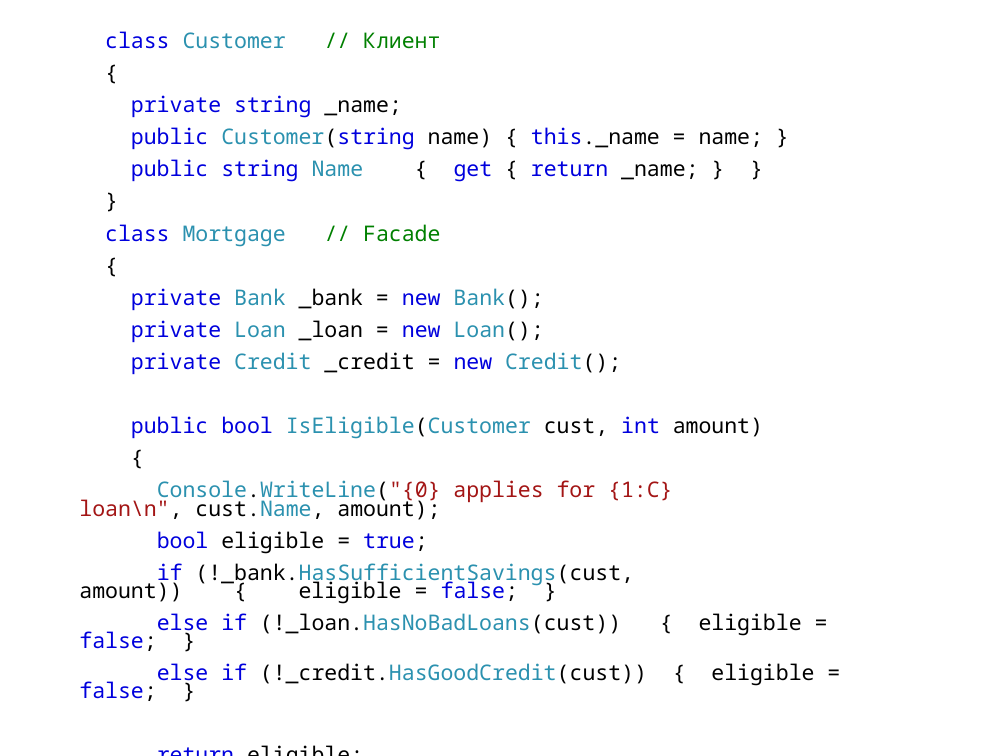
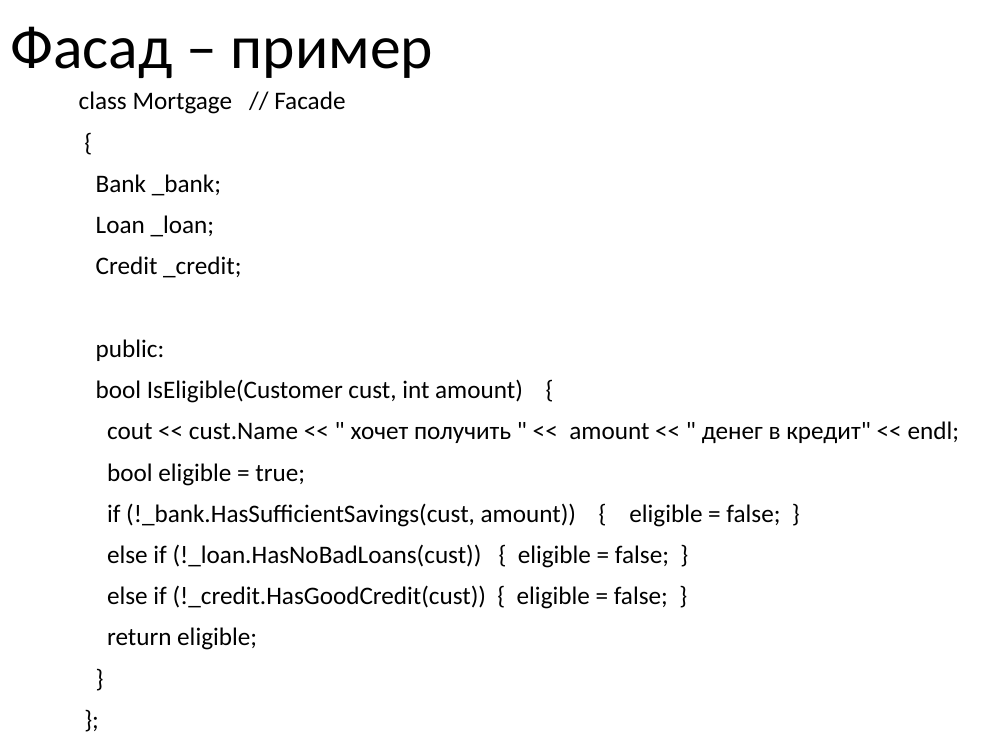
Before and after one commit to pelipas/OOP_2017, a slide deck: slide 43 of 2 семестр/04 Структурные шаблоны.pptx. Drawn at 1008x756 pixels with LibreOffice and Linux fonts; fonts in the diff are those of the drawing. Boxes give left, top, right and bottom in pixels: in the first picture for what was removed or moved away, otherwise in the second. Text is boxed around its words. In the diff, an @@ line names an element or a change of style, - is before the commit and + after.

```diff
--- a/2 семестр/04 Структурные шаблоны.pptx
+++ b/2 семестр/04 Структурные шаблоны.pptx
@@ title added at bbox=[10, 26, 433, 78], 44 pt, text #000000 @@
+Фасад – пример
@@ text at bbox=[105, 31, 763, 182]: paragraphs removed @@
-class Customer // Клиент
-{
-private string _name;
-public Customer(string name) { this._name = name; }
-public string Name { get { return _name; } }
-}
@@ text at bbox=[79, 91, 959, 650]: text changed; size 15.4 to 18 pt; font Noto Sans Mono to Calibri @@
-}
+};
@@ text "class Mortgage // Facade": place and size @@
-text "class Mortgage // Facade" at bbox=[79, 31, 814, 701]
+text "class Mortgage // Facade" at bbox=[79, 91, 959, 650]
@@ text at bbox=[79, 91, 780, 650]: size 15.4 to 18 pt, font Noto Sans Mono to Calibri in "class Mortgage // Facade", "{", "bool eligible = true;", "if (!_bank.HasSufficientSavings(cust, amount)) { eligible =  ..." and 4 more places; text colour #0000DD to #000000 in "class", "bool true;", "if false;", "else if false;" and 2 more places; text colour #2B91AF to #000000 in "Mortgage", "(!_bank.HasSufficientSavings(cust,", "(!_loan.HasNoBadLoans(cust))", "(!_credit.HasGoodCredit(cust))"; text colour #008000 to #000000 in "// Facade"; line spacing 0.7 to 0.9 @@
@@ text at bbox=[96, 174, 959, 443]: text changed; size 15.4 to 18 pt; font Noto Sans Mono to Calibri; text colour #2B91AF to #000000 @@
-private Bank _bank = new Bank();
-private Loan _loan = new Loan();
-private Credit _credit = new Credit();
-public bool IsEligible(Customer cust, int amount)
-{
-Console.WriteLine("{0} applies for {1:C} loan\n", cust.Name, amount);
+Bank _bank;
+Loan _loan;
+Credit _credit;
+public:
+bool IsEligible(Customer cust, int amount) {
+cout << cust.Name << " хочет получить " << amount << " денег в кредит" << endl;
```
Also in this commit, not shown: 10 other slides changed, 27 slides added, 20 slides removed, 8 other files.
